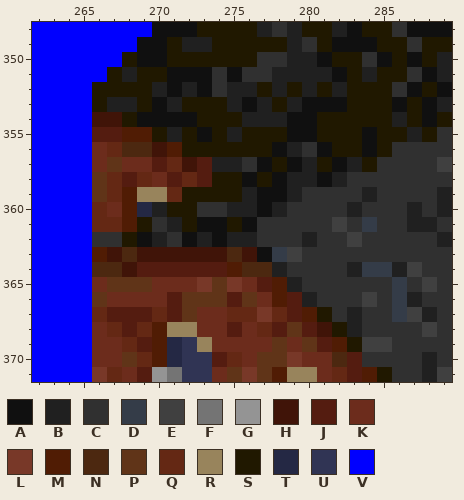
Edited in one commit: pixel-art file (gfx/buildings_brick_corners.ase). This is how it looked before the edit.
320x384 pixels, 1 frame. Shown: x 262..289, y 348..371. The commit also changed other parts of the picture, which this record leaves out.
Visible layers, top first: "Text labels", "Windows", "Buildings", "Background".
Palette (. is transparent): A #101010  B #202020  C #303030  D #343c48  E #404040  F #747474  G #949494  H #401408  J #541c10  K #6c2c1c  L #783828  M #501c04  N #4c2810  P #603418  Q #642814  R #98845c  S #201800  T #242844  U #303454  V #0000ff
Pixels before, first column x 262:
348 VVVVVVVVAAASSSSBCBSSBASSCAAA
349 VVVVVVVAASBBSSSSSBCSAAASSCSS
350 VVVVVVSAASSSSSSCCBBASSCASASB
351 VVVVVSBSSAAACACCBBBBASBSSCAB
352 VVVVSSSSBABACBBSBSBSBSSSCASA
353 VVVVSBBSABSSSBABSBAAASSSASAB
354 VVVVHHSAAAASSSBBBAASSSSSBSAS
355 VVVVJJMMSBSASBSSSAASSSASSBSC
356 VVVVKQNNHMSSSSSSABCASSASCCCC
357 VVVVKPKKJQHJBBCASABSABSCCCCE
358 VVVVPQJQKJQJSSASABBABCCCCCCC
359 VVVVPQMRRQSSSSBAABCCCCBCCCCB
360 VVVVQKMTBSSCCBBABCCCCBCCCBCB
361 VVVVQQMSCBSAASACCCCCECDCCBBC
362 VVVVCCSABCABABBCCCBCCECCCCCB
363 VVVVMHNHHHHHHNHADECCCCCCCCCC
364 VVVVNNHJJJJJJMNNBCCCCBDDBECC
365 VVVVKPPPKKKLPLKJMBCCCCCCDCEC
366 VVVVPKKKKJPPPJPKMJBCCCECDBCC
367 VVVVQJJJQJPKKQQLQJMSCBCCDEBC
368 VVVVKQJQMRRKKJKQJPJHSBCCCCEC
369 VVVVKKQJMTURKKKKPKPJMSEECCCC
370 VVVVKKPQMTUUJQKPPLKKNJCCCCBC
371 VVVVLQKJGFUUKPLPMRRKQJMSCCBE
After the commit:
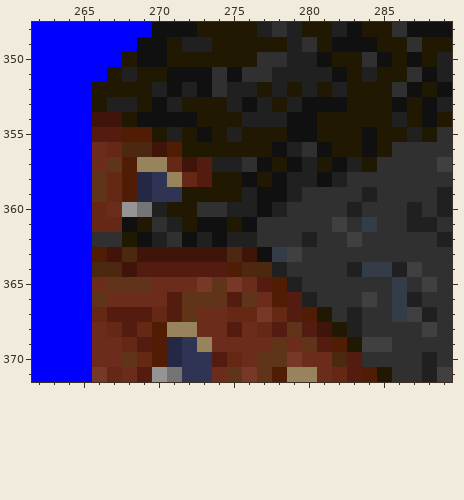
Edits made:
{"where": "layer \"Windows\""}
{"y":357,"x":268,"old":"KKJ","new":"MRR"}
{"y":358,"x":268,"old":"JQKJ","new":"MTUR"}
{"y":359,"x":269,"old":"RRQ","new":"TUU"}
{"y":360,"x":268,"old":"MT","new":"GF"}
{"y":361,"x":268,"old":"M","new":"A"}
{"label":"changed","picture_box":[122,157,182,232]}
